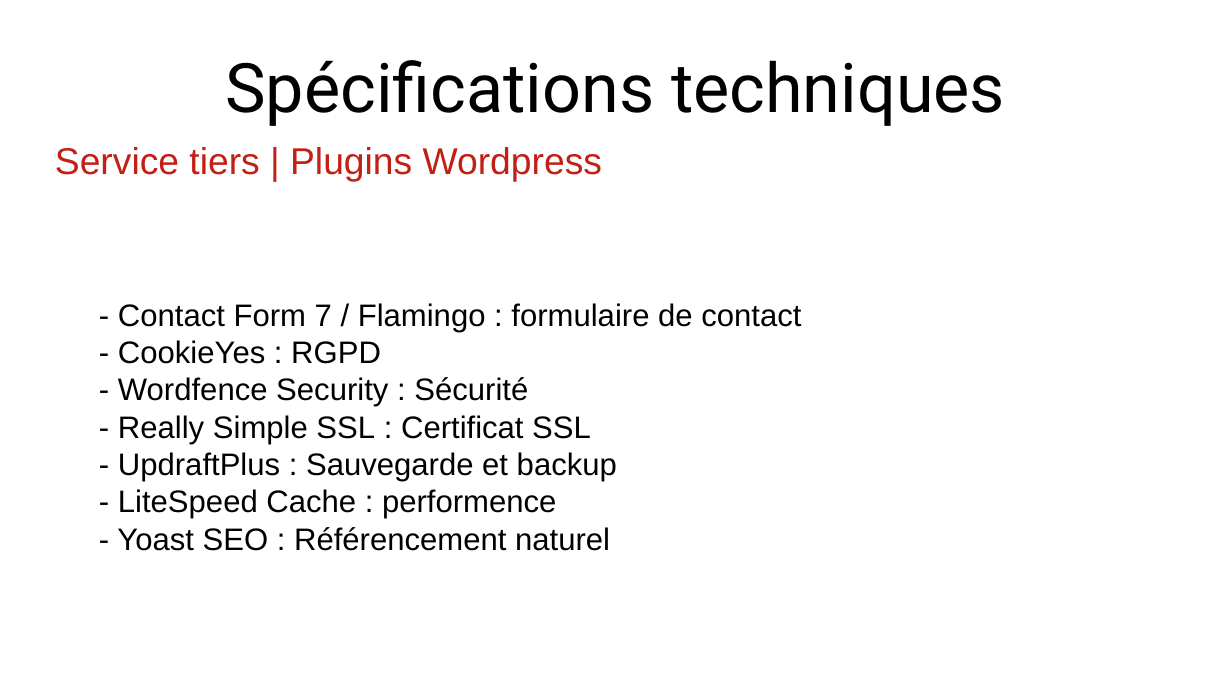
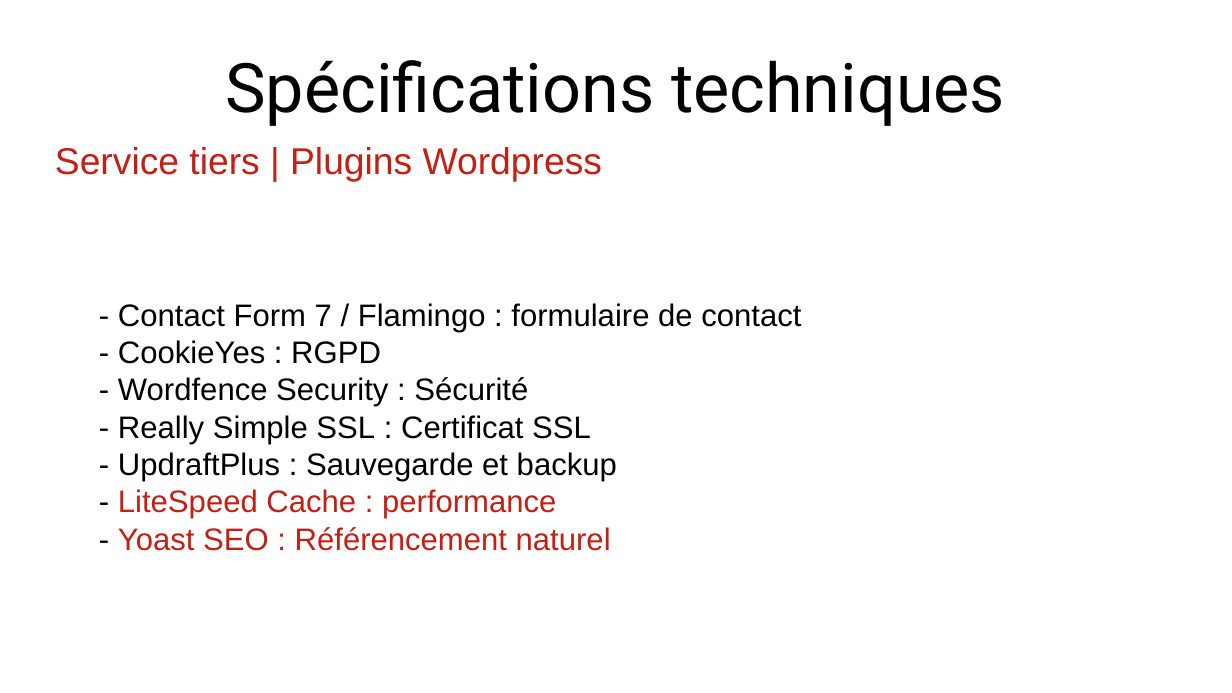
Before and after one commit to arcausin/Films-de-Plein-Air, a slide deck: slide 14 of soutenance.odp (slide 16 before the commit). Drawn at 1232x693 pixels with LibreOffice and Linux fonts; fonts in the diff are those of the drawing. Boxes give left, top, right and bottom in pixels: in the first picture for what was removed or moved away, otherwise in the second. Text is boxed around its words. In the diff, an @@ line names an element or a change of style, - is before the commit and + after.

```diff
--- a/soutenance.odp
+++ b/soutenance.odp
@@ text at (x1=118, y1=489, x2=556, y2=519): text changed; text colour #000000 to #C22015 @@
-- LiteSpeed Cache : performence
+- LiteSpeed Cache : performance
@@ text at (x1=118, y1=527, x2=611, y2=551): text colour #000000 to #C22015 in "Yoast SEO : Référencement naturel" @@
```
Also in this commit, not shown: 2 other slides changed, 4 slides added, 2 slides removed, 1 other file.
